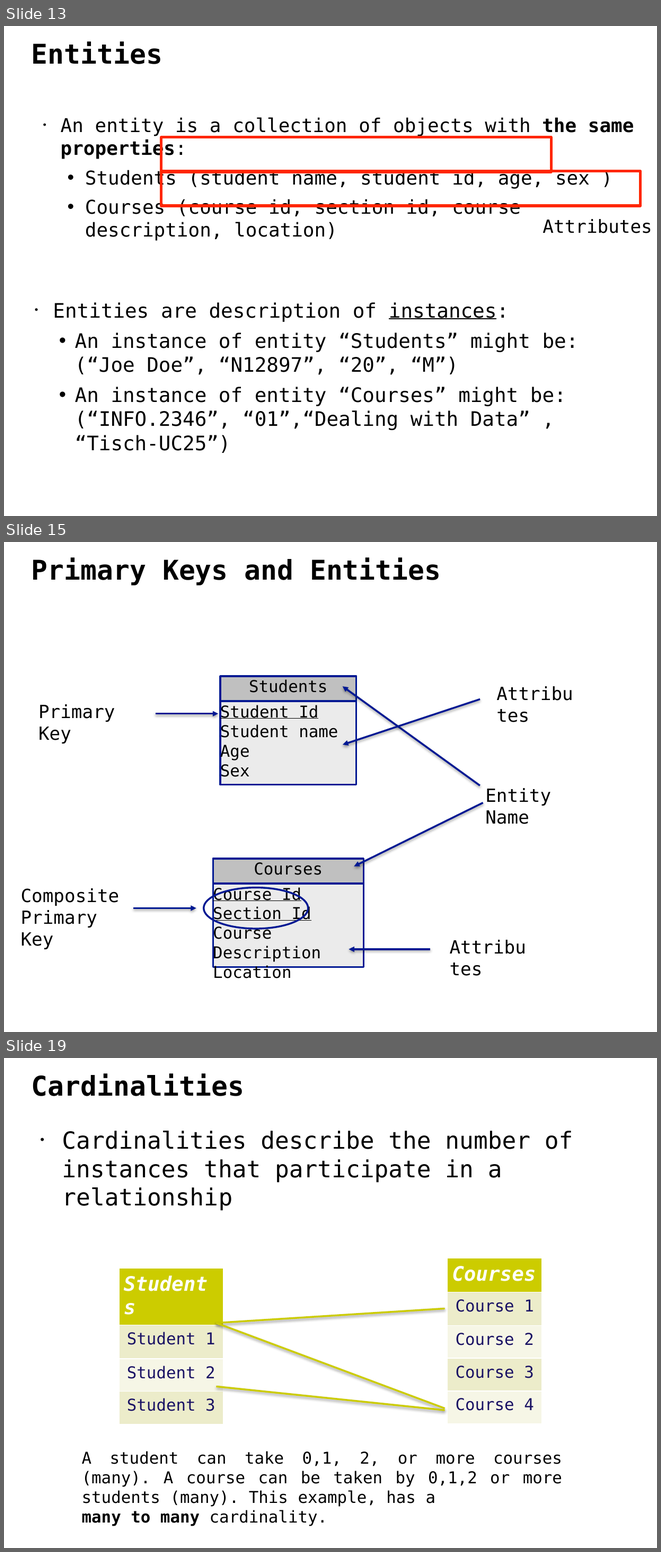
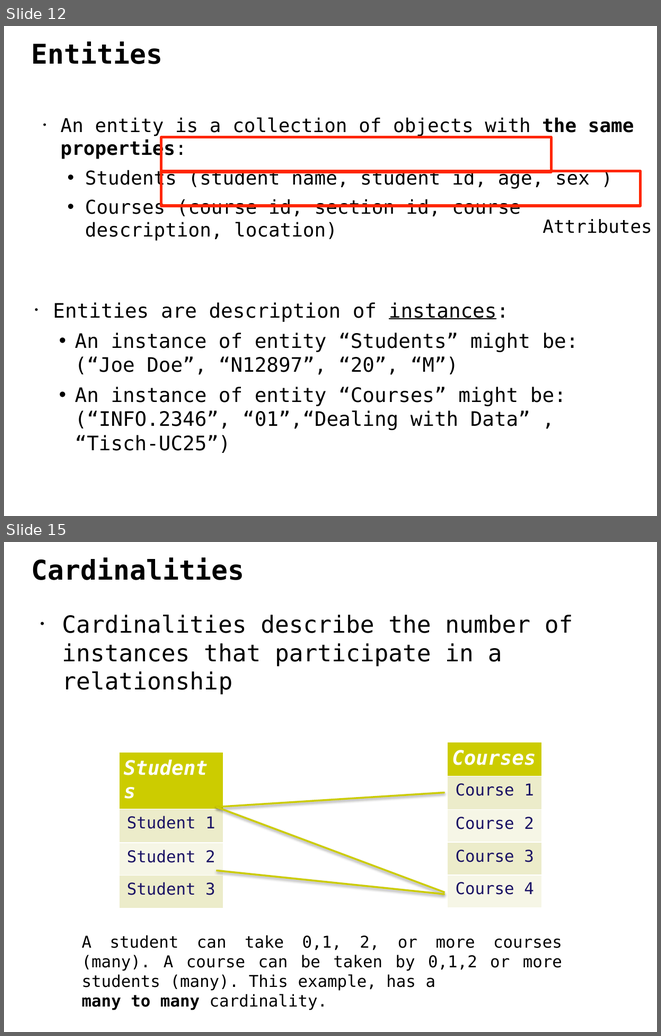
Before and after one commit to ipeirotis/dealing_with_data, a slide deck: 3-SQL/A-ER_modeling-1.pptx. Shown one above the other, each under a label of ours: slides 13, 15 and 19 before the commit, slides 12 and 15 after it; the slides between them are not shown. The pictures are 661x1552 and 661x1036 pixels, drawn with LibreOffice and Linux fonts; fonts in the diff are those of the drawing. Boxes give left, top, right and bottom in pixels: in the first picture for what was removed or moved away, otherwise in the second. Text is boxed around its words. In the diff, an @@ line names an element or a change of style, - is before the commit and + after.

```diff
--- a/3-SQL/A-ER_modeling-1.pptx
+++ b/3-SQL/A-ER_modeling-1.pptx
@@ slide 15 removed at (4,542,657,1032), background #FFFFFF @@
@@ text removed at (32,558,441,585) @@
-Primary Keys and Entities
@@ rectangle removed at (220,676,356,700) @@
-Students
@@ text removed at (496,682,573,704) @@
-Attributes
@@ arrow removed from (480, 786) to (342, 686) @@
@@ arrow removed from (480, 699) to (343, 744) @@
@@ text removed at (38,704,115,743) @@
-Primary Key
@@ arrow removed from (156, 714) to (218, 714) @@
@@ rectangle removed at (220,702,356,785) @@
-Student Id
-Student name
-Age
-Sex
@@ text removed at (485,788,551,824) @@
-Entity Name
@@ arrow removed from (483, 803) to (354, 866) @@
@@ rectangle removed at (213,859,364,883) @@
-Courses
@@ text removed at (21,888,120,949) @@
-Composite
-Primary Key
@@ freeform shape removed at (204,888,308,928) @@
@@ rectangle removed at (213,883,364,967) @@
-Course Id
-Section Id
-Course Description
-Location
@@ arrow removed from (133, 908) to (196, 908) @@
@@ text removed at (449,936,527,958) @@
-Attributes
@@ arrow removed from (430, 949) to (348, 949) @@
@@ what was slide 13 is now slide 12 @@
@@ what was slide 19 is now slide 15 @@
```
Also in this commit, not shown: 7 slides changed, 3 other slides removed, 5 other files.
